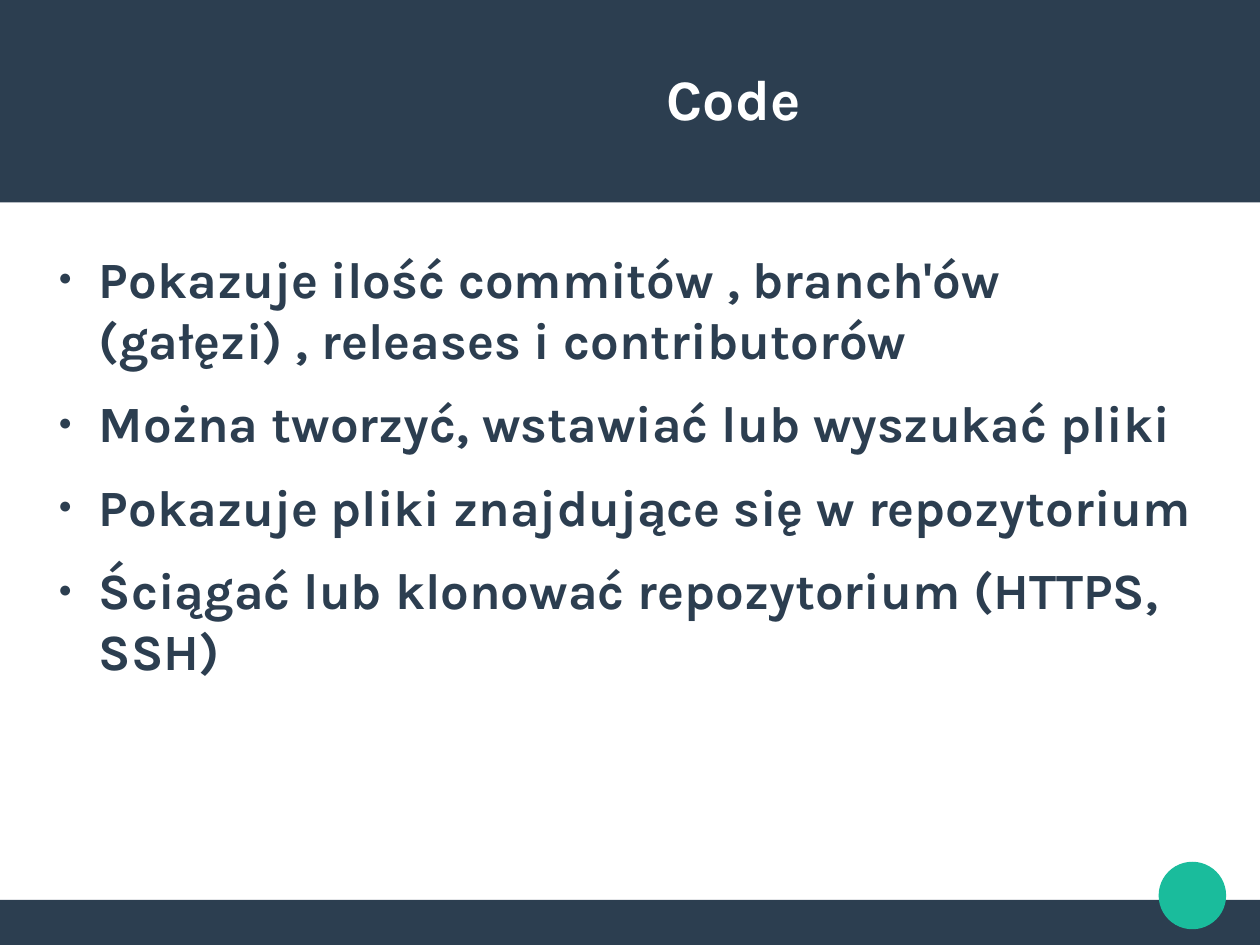
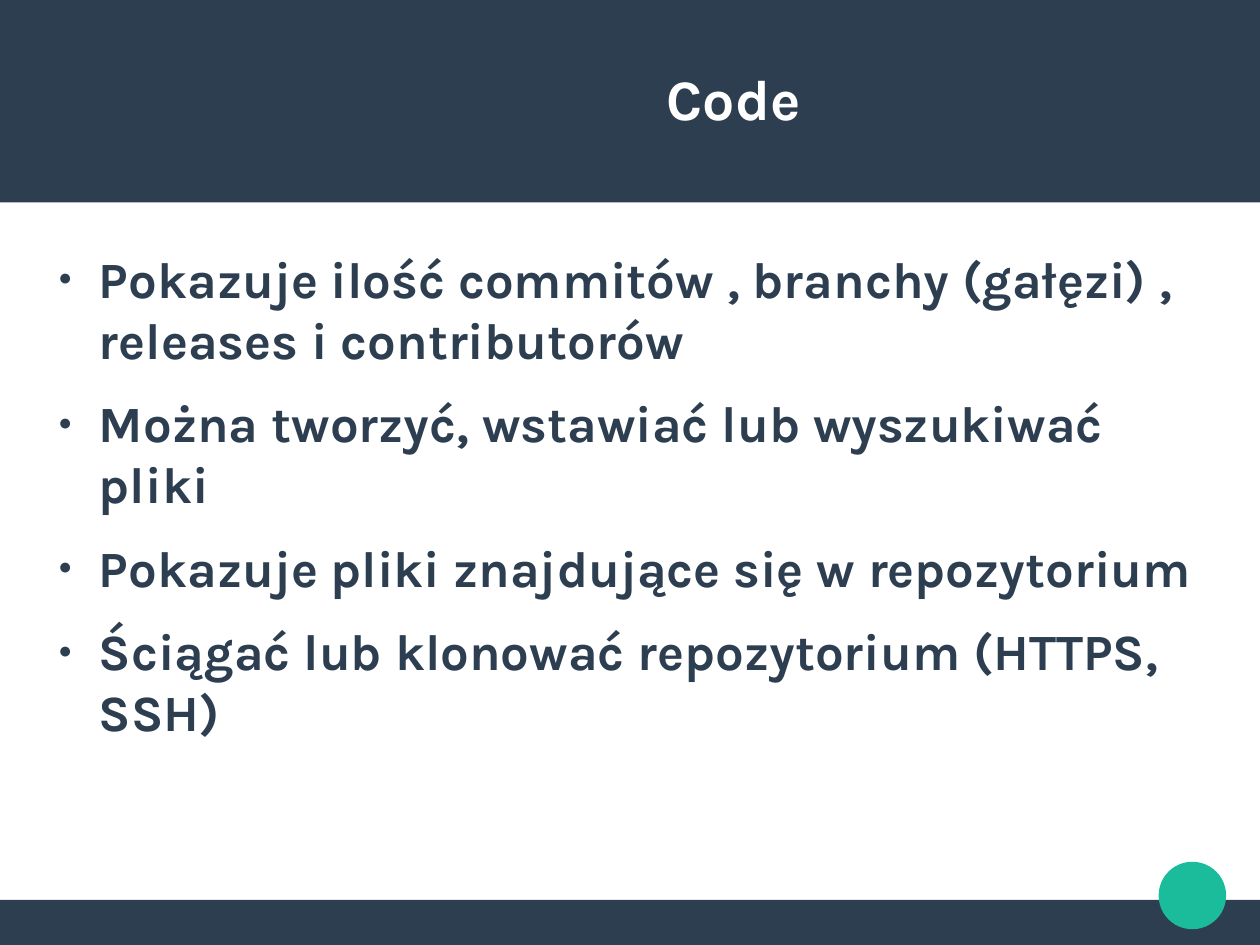
Before and after one commit to PZZProject/ProjecktPrezentacja, a slide deck: slide 9 of PrezentacjaGitHub.odp (slide 8 before the commit). Drawn at 1260x945 pixels with LibreOffice and Linux fonts; fonts in the diff are those of the drawing. Boxes give left, top, right and bottom in pixels: in the first picture for what was removed or moved away, otherwise in the second. Text is boxed around its words. In the diff, an @@ line names an element or a change of style, - is before the commit and + after.

```diff
--- a/PrezentacjaGitHub.odp
+++ b/PrezentacjaGitHub.odp
@@ text at <box>99,258,1146,515</box>: text changed @@
-● Pokazuje ilość commitów , branch'ów (gałęzi) , releases i contributorów
-● Można tworzyć, wstawiać lub wyszukać pliki
+● Pokazuje ilość commitów , branchy (gałęzi) , releases i contributorów
+● Można tworzyć, wstawiać lub wyszukiwać pliki
```
Also in this commit, not shown: 7 other slides changed, 4 slides added, 4 slides removed.
